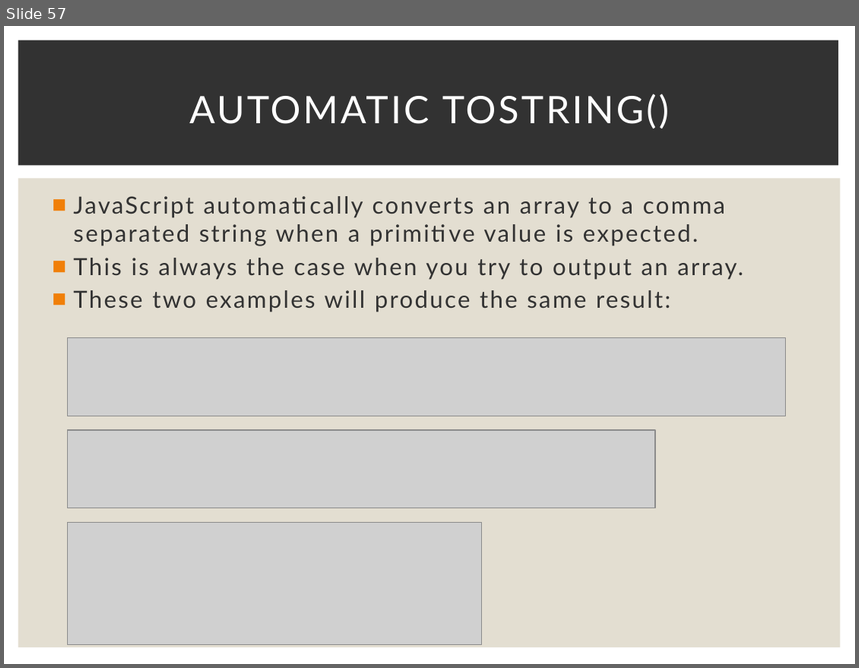
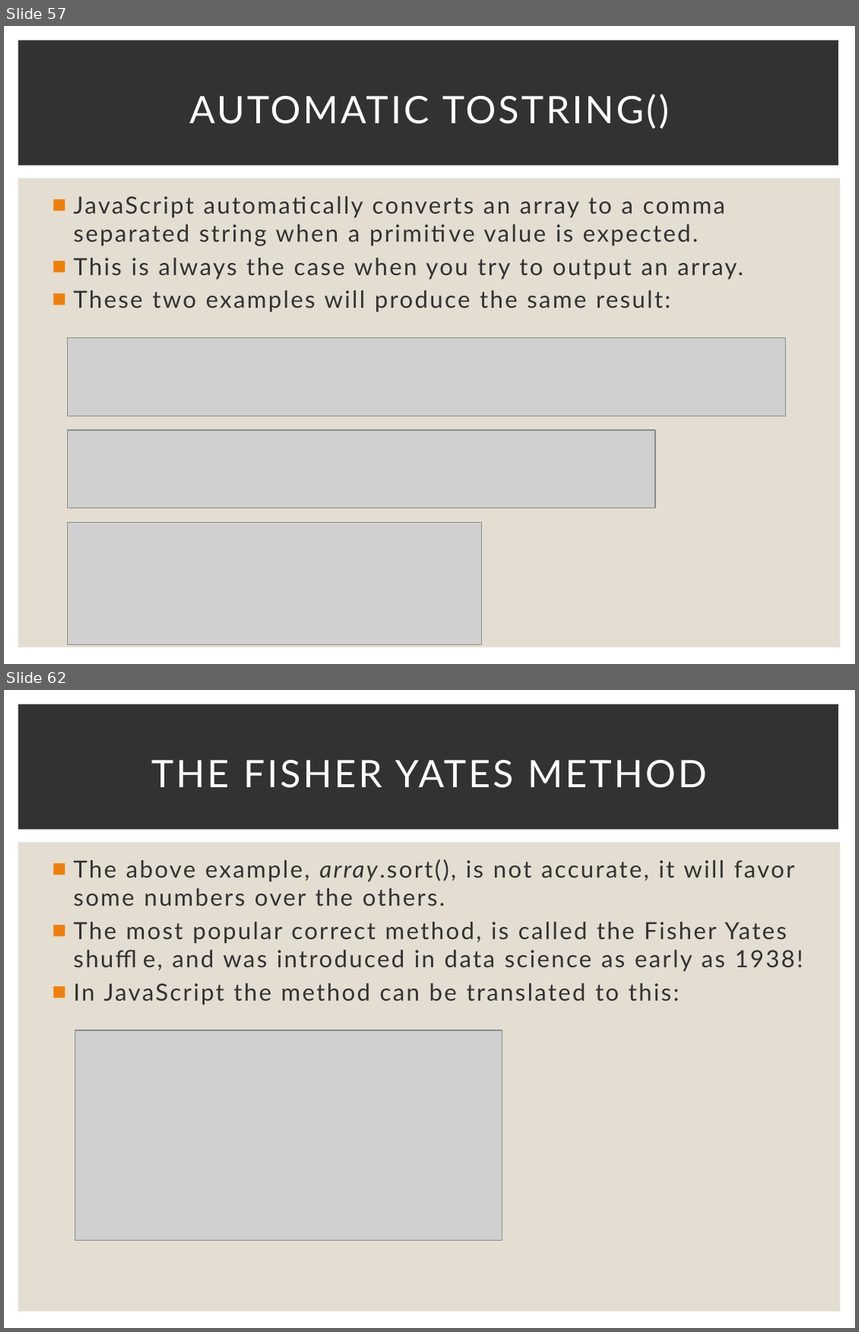
Before and after one commit to Karamihova/Fundamentals-JS, a slide deck: Programming Prep.pptx. Shown one above the other, each under a label of ours: slide 57 before the commit, slides 57 and 62 after it; the slides between them are not shown. The pictures are 859x668 and 859x1332 pixels, drawn with LibreOffice and Linux fonts; fonts in the diff are those of the drawing; grey boxes stand for pictures. Boxes give left, top, right and bottom in pixels: in the first picture for what was removed or moved away, otherwise in the second. Text is boxed around its words. In the diff, an @@ line names an element or a change of style, - is before the commit and + after.

```diff
--- a/Programming Prep.pptx
+++ b/Programming Prep.pptx
@@ slide 62 added at <box>4,690,855,1328</box>, background #FFFFFF; not listed: 2 template elements that a slide beside it also shows @@
@@ title added at <box>151,760,707,788</box>, 32 pt, text #FFFFFF @@
+THE FISHER YATES METHOD
@@ text added at <box>73,859,804,1005</box>, 20 pt, text #323232 @@
+■ The above example, array.sort(), is not accurate, it will favor some numbers over the others.
+■ The most popular correct method, is called the Fisher Yates shuffle, and was introduced in data science as early as 1938!
+■ In JavaScript the method can be translated to this:
@@ picture added at <box>75,1030,502,1241</box> @@
```
Also in this commit, not shown: 1 slide changed, 20 other slides added.
